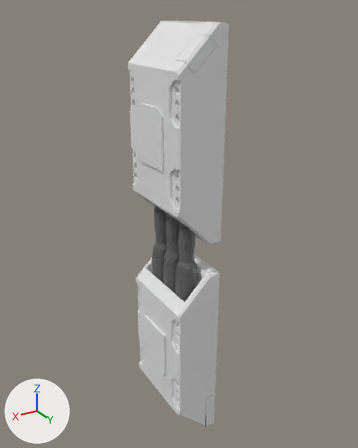
One commit to the FBX model Assets/_Models/wallbit2.fbx: the scene before it, then after it.
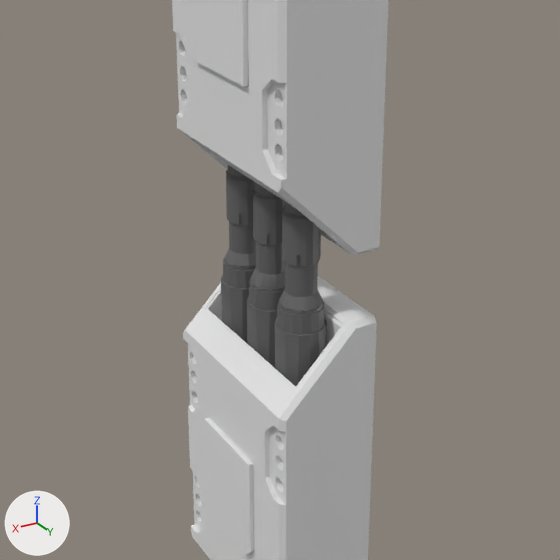
There are two pictures of each version: one whole from a camera (50 mm lens) standing at (1.77, 3.12, 1.72) and looking at (-0.13, -0.04, 0.14), one close up on the part from 16% to 84% of the width and 30% to 84% of the height. Lighting does not change. The marker at lower left points along +X, +Y and +Z.
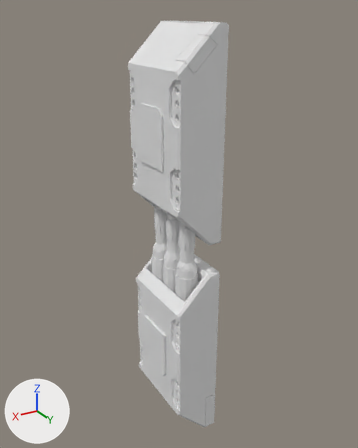
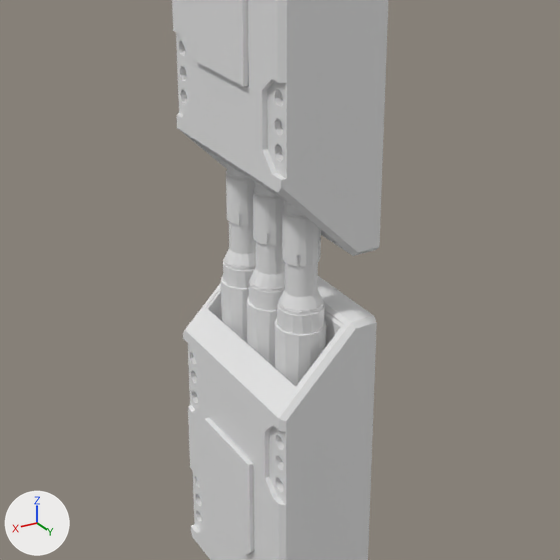
Edits to the scene script, one JSON object a line:
```json
{"block": "me_cube_030", "where": "me_cube_030.from_pydata(...)  # 1568 vertices, 2065 faces; spans x -0.26..0.14, y -0.37..0.37, z -1.7..1.66"}
{"block": "me_cube_030", "where": "# used by ob_cube_020; location = (0.0, 0.0, 0.0)"}
{"block": "me_cube_030", "change": "me_cube_030 part 1: all 1251 faces that had it switch from mat_material_002 (dark grey #656565) to mat_material_001 (white #e7e7e7)"}
```

Where the change shows, as pixel boxes [x1, y1, x2, y2] in the close-ups (560 x 560 px):
```json
{"part": 1, "of": "me_cube_030", "change": "recoloured", "before": [221, 165, 327, 386], "after": [221, 165, 327, 386]}
```
